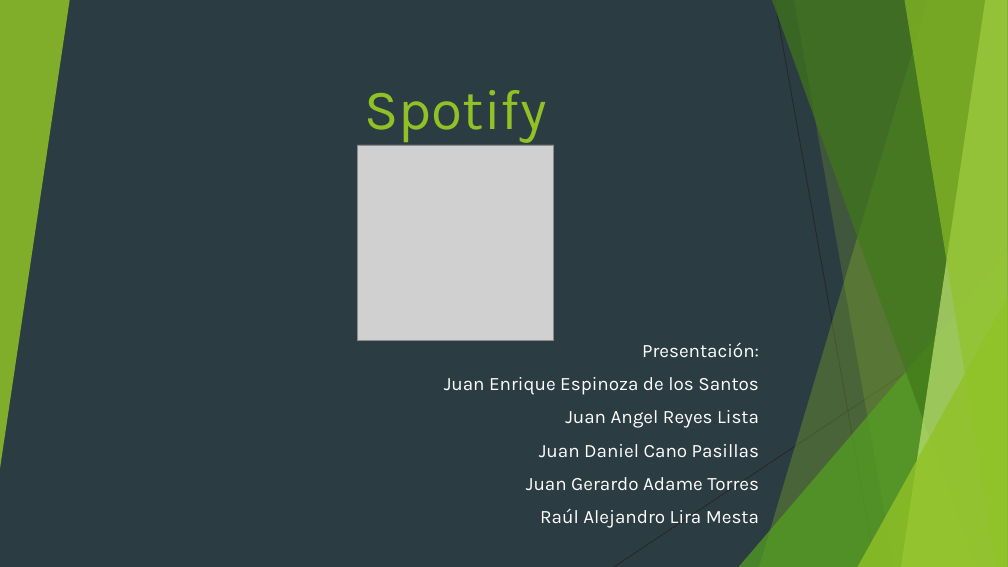
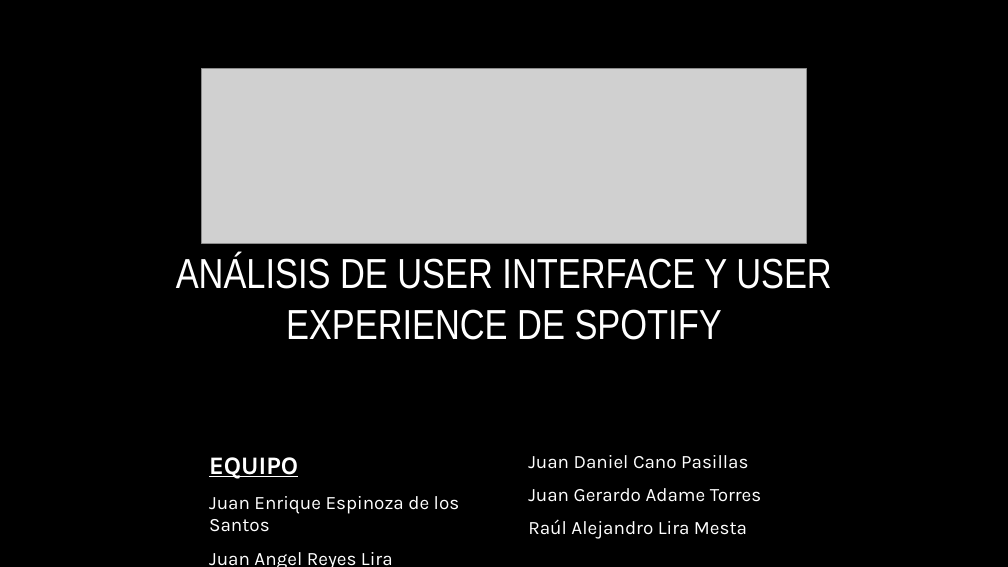
Before and after one commit to kiikedls/losjuanes, a slide deck: slide 1 of tarea/Spotify.pptx. Drawn at 1008x567 pixels with LibreOffice and Linux fonts; fonts in the diff are those of the drawing; grey boxes stand for pictures; background and template pictures are left out. Boxes give left, top, right and bottom in pixels: in the first picture for what was removed or moved away, otherwise in the second. Text is boxed around its words. In the diff, an @@ line names an element or a change of style, - is before the commit and + after.

```diff
--- a/tarea/Spotify.pptx
+++ b/tarea/Spotify.pptx
@@ background #2C3C43 to picture (left out) @@
@@ group removed at (0, 0, 1008, 567): 5 freeform shapes, 3 triangles, 2 lines @@
@@ picture added at (202, 69, 807, 243) @@
@@ title removed at (364, 90, 546, 143) @@
-Spotify
@@ picture removed at (358, 145, 554, 341) @@
@@ text added at (176, 254, 831, 340), 40 pt, text #FFFFFF @@
+ANÁLISIS DE USER INTERFACE Y USER EXPERIENCE DE SPOTIFY
@@ subtitle "EQUIPO": place and size @@
-subtitle "EQUIPO" at (444, 343, 759, 528)
+subtitle "EQUIPO" at (209, 457, 460, 567)
@@ subtitle at (209, 457, 298, 479): text changed; size 18 to 24 pt; bold on @@
-Presentación:
+EQUIPO
@@ text added at (528, 455, 762, 539), 18 pt, text #FFFFFF @@
+Juan Daniel Cano Pasillas
+Juan Gerardo Adame Torres
+Raúl Alejandro Lira Mesta
@@ subtitle at (209, 496, 460, 532): alignment right to left @@
@@ subtitle at (209, 552, 393, 567): text changed @@
-Juan Angel Reyes Lista
-Juan Daniel Cano Pasillas
-Juan Gerardo Adame Torres
-Raúl Alejandro Lira Mesta
+Juan Angel Reyes Lira
```
Also in this commit, not shown: 6 other slides changed.
